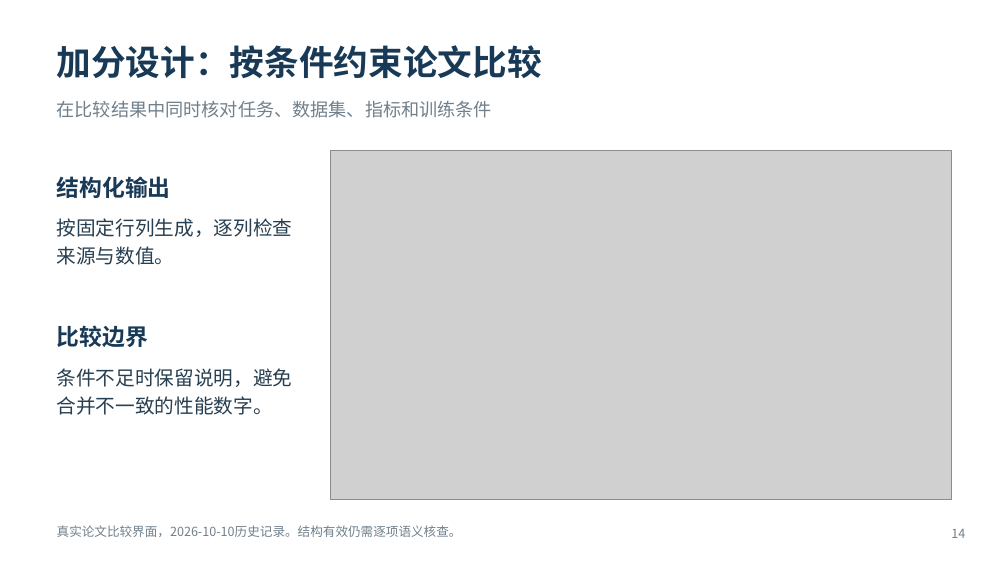
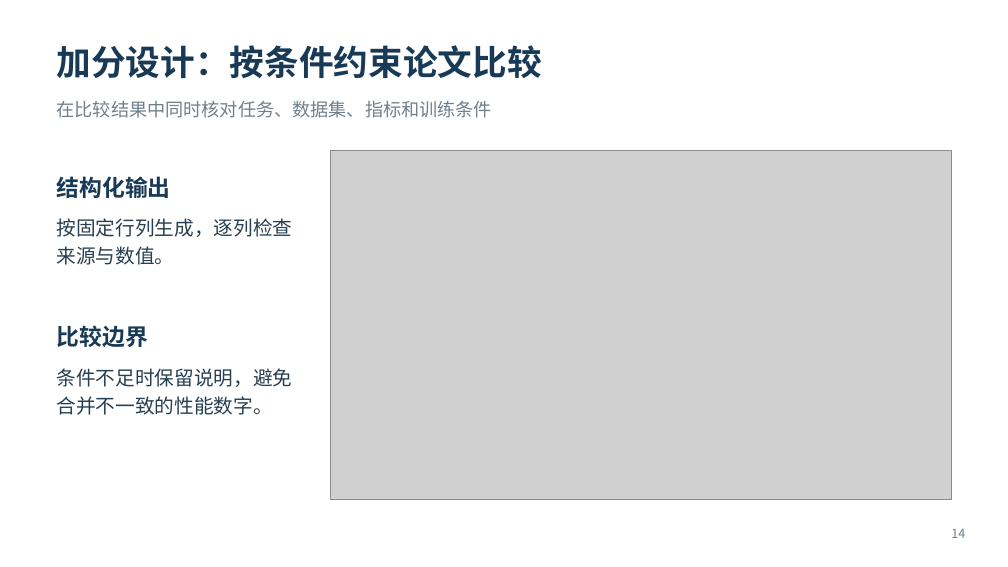
Before and after one commit to JueBeiYi/-RAG-Agent-, a slide deck: slide 14 of artifacts/defense/课设答辩_智能科研助理.pptx. Drawn at 1008x567 pixels with LibreOffice and Linux fonts; fonts in the diff are those of the drawing; grey boxes stand for pictures. Boxes give left, top, right and bottom in pixels: in the first picture for what was removed or moved away, otherwise in the second. Text is boxed around its words. In the diff, an @@ line names an element or a change of style, - is before the commit and + after.

```diff
--- a/artifacts/defense/课设答辩_智能科研助理.pptx
+++ b/artifacts/defense/课设答辩_智能科研助理.pptx
@@ text removed at bbox=[57, 525, 462, 537] @@
-真实论文比较界面，2026-10-10历史记录。结构有效仍需逐项语义核查。
```
Also in this commit, not shown: 16 other slides changed, 2 slides added, 2 slides removed, 9 other files.
